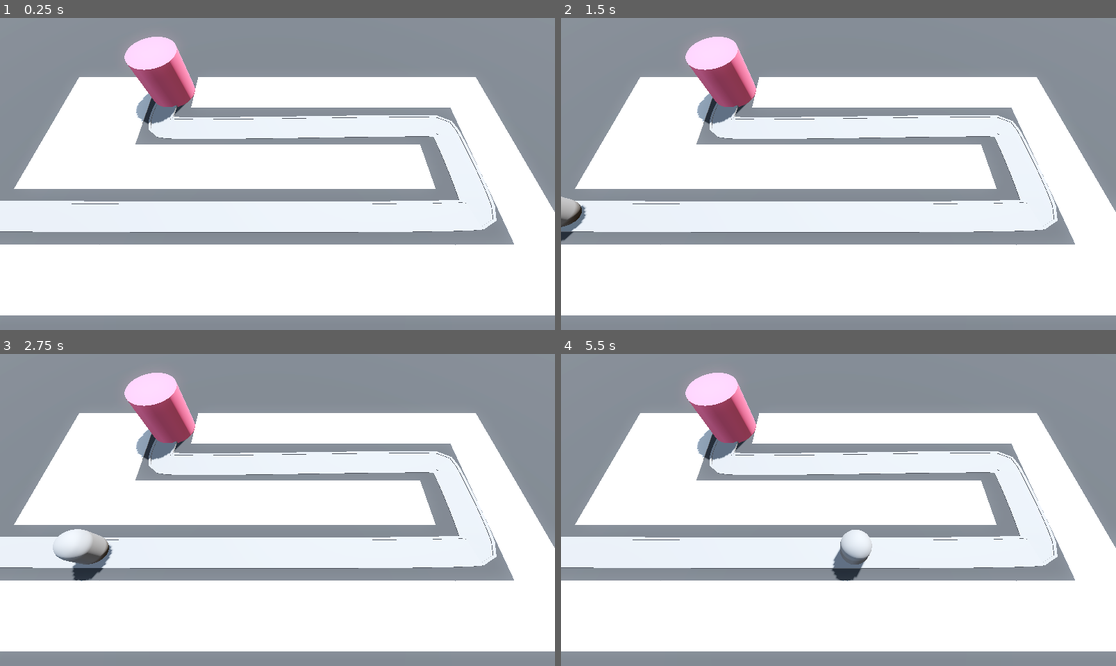
Above: before the commit, frames 1-4 (two rows, left to right).
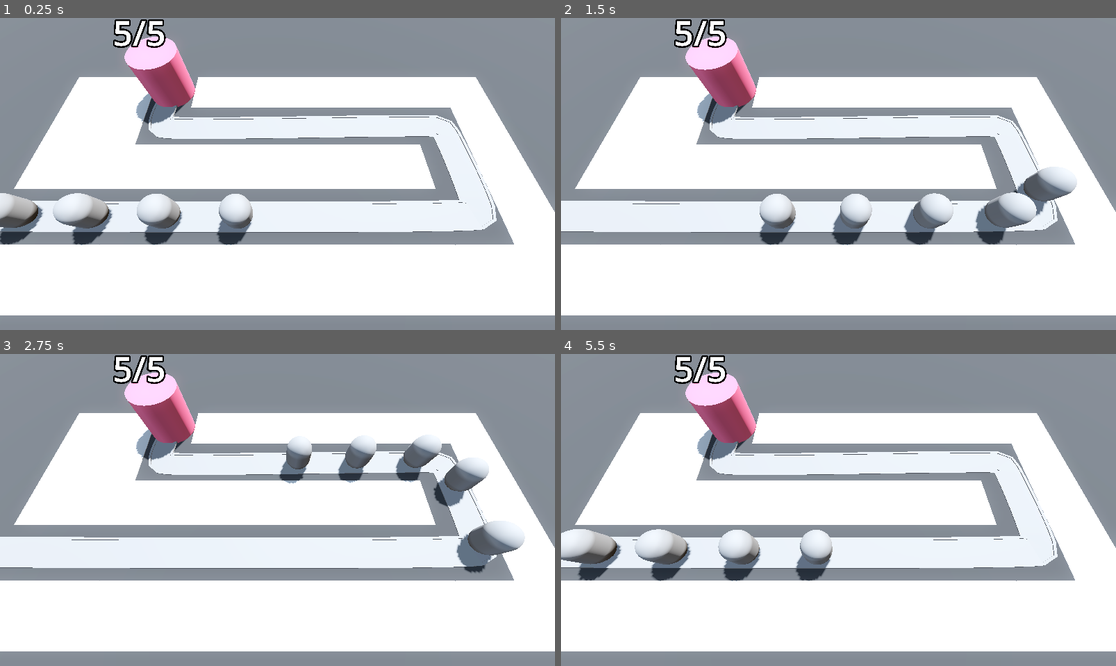
Above: after the commit, the same moments.

Repository: ivdobry/barbarianTD
Game: Godot game, scene res://scenes/base_level.tscn
Same seed, same stepped clock (60 frames per second), same inputs: the game is played once before the commit and once after it.
Inputs:
- Up to frame 1 (0.25 s): no input
- Up to frame 2 (1.5 s): no input
- Up to frame 3 (2.75 s): no input
- Up to frame 4 (5.5 s): no input

The runs differ from the first frame. In frame 1, 3.8% of the frame differs, in the area x 0-46%, y 0-73%; in frame 2, 4.9%; in frame 3, 5.3%, in the area x 9-95%, y 0-73%; in frame 4, 4.5%.

Commit message:
Add health into base.

Diff:
--- a/scenes/base/base.gd
+++ b/scenes/base/base.gd
@@ -1,4 +1,23 @@
 extends Node3D
 
+@export var max_health: int = 5
+@onready var label_3d: Label3D = $Label3D
+
+var _current_health: int:
+	set(health_in):
+		_current_health = health_in
+		label_3d.text = str(_current_health) + "/" + str(max_health)
+		var red = Color.RED
+		var white = Color.WHITE
+		label_3d.modulate = red.lerp(white, float(_current_health) / float(max_health))
+		if _current_health < 1:
+			_death()
+
+func _ready() -> void:
+	_current_health = max_health
+
 func take_damage() -> void:
-	print("Damage aaarrghhh")
+	_current_health -= 1
+
+func _death() -> void:
+	get_tree().reload_current_scene()
--- a/scenes/base/base.tscn
+++ b/scenes/base/base.tscn
@@ -14,3 +14,10 @@
 height = 4.0
 sides = 32
 material = SubResource("StandardMaterial3D_e7pcx")
+
+[node name="Label3D" type="Label3D" parent="."]
+transform = Transform3D(1, 0, 0, 0, 1, 0, 0, 0, 1, 0, 5.5, 0)
+billboard = 1
+text = "5/5"
+font_size = 500
+outline_size = 100
--- a/scenes/base_level.tscn
+++ b/scenes/base_level.tscn
@@ -100,5 +100,21 @@
 [node name="Enemy" parent="Path3D" instance=ExtResource("2_dbkse")]
 transform = Transform3D(-0.0069602854, 0.0020775187, -0.99996036, -2.3282752e-10, 0.99998546, 0.0020775672, 0.9999623, 1.4460902e-05, -0.006960272, -26.405573, 0, 6.0292697)
 
+[node name="Enemy2" parent="Path3D" instance=ExtResource("2_dbkse")]
+transform = Transform3D(-0.0055262498, 0.0017830286, -0.99996984, -2.7713459e-06, 0.999986, 0.0017830696, 0.9999712, 1.2625133e-05, -0.005526237, -21.405851, -0.009489734, 6.059698)
+progress = 5.0
+
+[node name="Enemy3" parent="Path3D" instance=ExtResource("2_dbkse")]
+transform = Transform3D(-0.004520033, 0.0015764064, -0.99997526, -4.4614985e-06, 0.99998635, 0.0015764412, 0.9999763, 1.1587122e-05, -0.0045200214, -16.405766, -0.01789266, 6.0848336)
+progress = 10.0
+
+[node name="Enemy4" parent="Path3D" instance=ExtResource("2_dbkse")]
+transform = Transform3D(-0.0033878083, 0.0013439506, -0.9999801, -6.113934e-06, 0.9999867, 0.0013439779, 0.99998075, 1.0667106e-05, -0.003387798, -11.405804, -0.02521103, 6.104687)
+progress = 15.0
+
+[node name="Enemy5" parent="Path3D" instance=ExtResource("2_dbkse")]
+transform = Transform3D(-0.0019695999, 0.0010527103, -0.9999842, -7.815961e-06, 0.99998707, 0.0010527269, 0.9999845, 9.889431e-06, -0.001969591, -6.40581, -0.0312357, 6.1182404)
+progress = 20.0
+
 [node name="Base" parent="." instance=ExtResource("3_0n1tn")]
 transform = Transform3D(1, 0, 0, 0, 1, 0, 0, 0, 1, -10, 0, -6)
--- a/scenes/enemy/enemy.gd
+++ b/scenes/enemy/enemy.gd
@@ -1,6 +1,6 @@
 extends PathFollow3D
 
-@export var speed: float = 5
+@export var speed: float = 15
 
 @onready var base = get_tree().get_first_node_in_group("base")
 # Called every frame. 'delta' is the elapsed time since the previous frame.
@@ -9,3 +9,4 @@
 
 	if progress_ratio == 1.0:
 		base.take_damage()
+		set_process(false)
